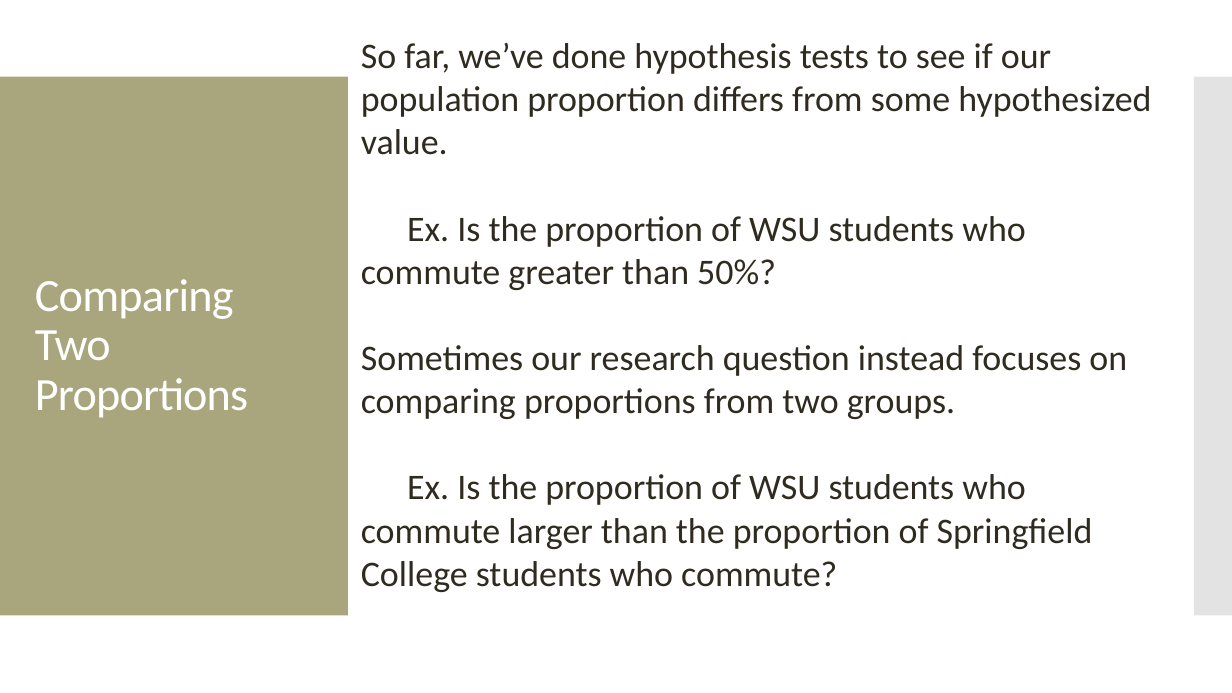
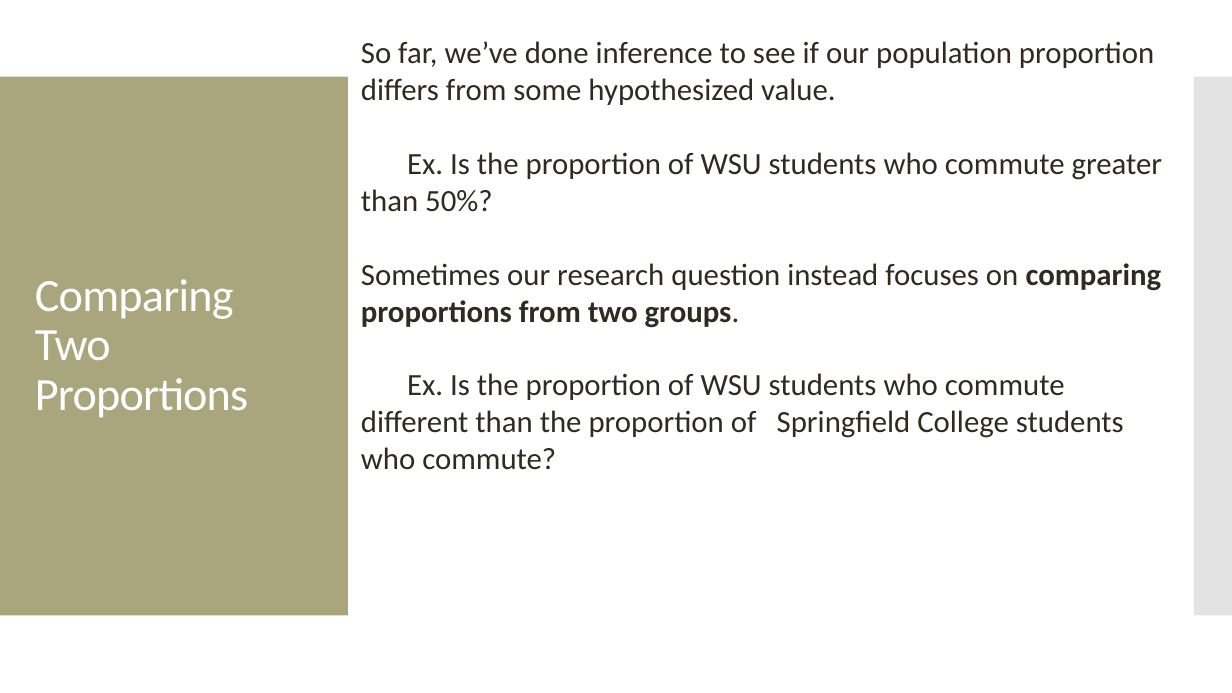
Before and after one commit to amosca01/MATH108-S24, a slide deck: slide 14 of slides/11-categorical-inference-pt1.pptx (slide 5 before the commit). Drawn at 1232x693 pixels with LibreOffice and Linux fonts; fonts in the diff are those of the drawing. Boxes give left, top, right and bottom in pixels: in the first picture for what was removed or moved away, otherwise in the second. Text is boxed around its words. In the diff, an @@ line names an element or a change of style, - is before the commit and + after.

```diff
--- a/slides/11-categorical-inference-pt1.pptx
+++ b/slides/11-categorical-inference-pt1.pptx
@@ text at (361,41,1154,105): text changed; size 28 to 24 pt @@
-So far, we’ve done hypothesis tests to see if our population proportion differs from some hypothesized value.
+So far, we’ve done inference to see if our population proportion differs from some hypothesized value.
@@ text at (361,152,1163,328): size 28 to 24 pt in "Ex. Is the proportion of WSU students ...", "Sometimes our research question instead focuses on ..."; bold on in "comparing proportions from two groups." @@
@@ text at (361,373,1124,470): text changed; size 28 to 24 pt @@
-Ex. Is the proportion of WSU students who commute larger than the proportion of Springfield College students who commute?
+Ex. Is the proportion of WSU students who commute different than the proportion of Springfield College students who commute?
```
Also in this commit, not shown: 20 slides added, 10 other files.
